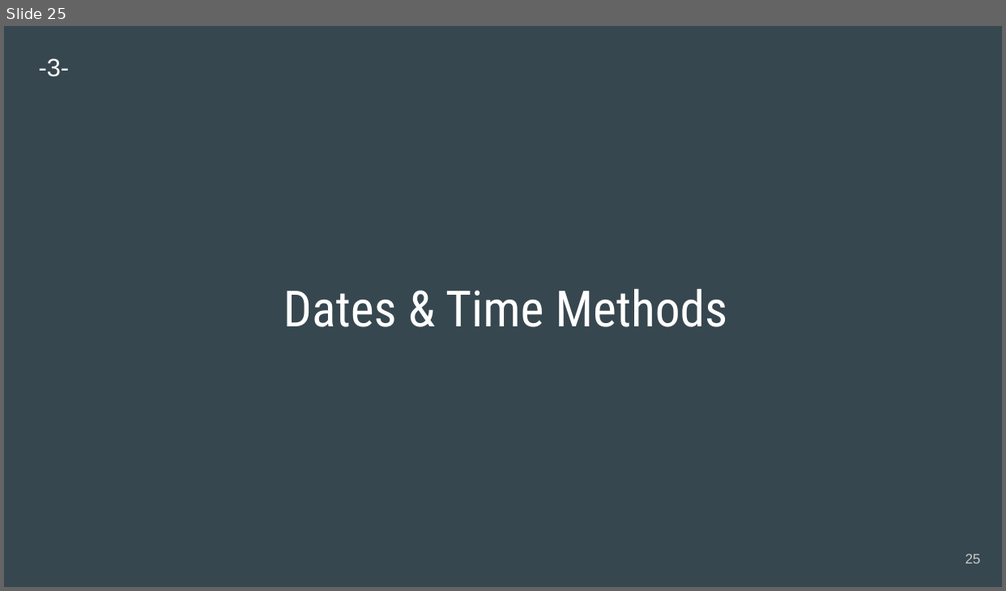
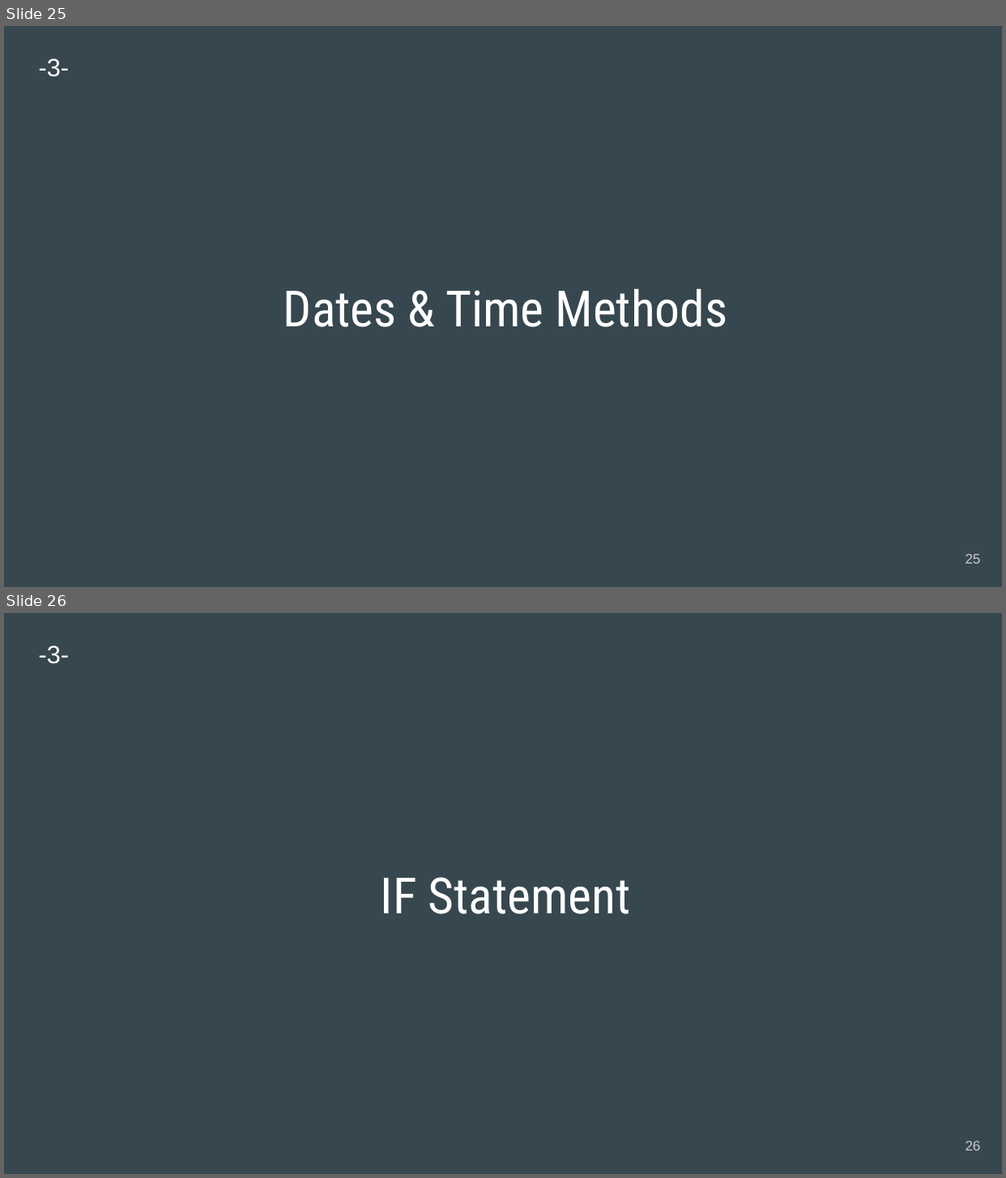
Before and after one commit to engwsalama/webdev_js, a slide deck: 2020-WebDev_js.pptx. Shown one above the other, each under a label of ours: slide 25 before the commit, slides 25 and 26 after it. The pictures are 1006x591 and 1006x1178 pixels, drawn with LibreOffice and Linux fonts; fonts in the diff are those of the drawing. Boxes give left, top, right and bottom in pixels: in the first picture for what was removed or moved away, otherwise in the second. Text is boxed around its words. In the diff, an @@ line names an element or a change of style, - is before the commit and + after.

```diff
--- a/2020-WebDev_js.pptx
+++ b/2020-WebDev_js.pptx
@@ slide 26 added at (4, 613, 1002, 1174), background #37474F @@
@@ text added at (39, 645, 70, 664), 18 pt, text #FFFFFF @@
+-3-
@@ title added at (381, 877, 631, 914), 36 pt, text #FFFFFF @@
+IF Statement
@@ page number added at (965, 1141, 981, 1151), 10 pt, text #CACACA @@
+26
```
Also in this commit, not shown: 5 other slides added, 13 other files.
